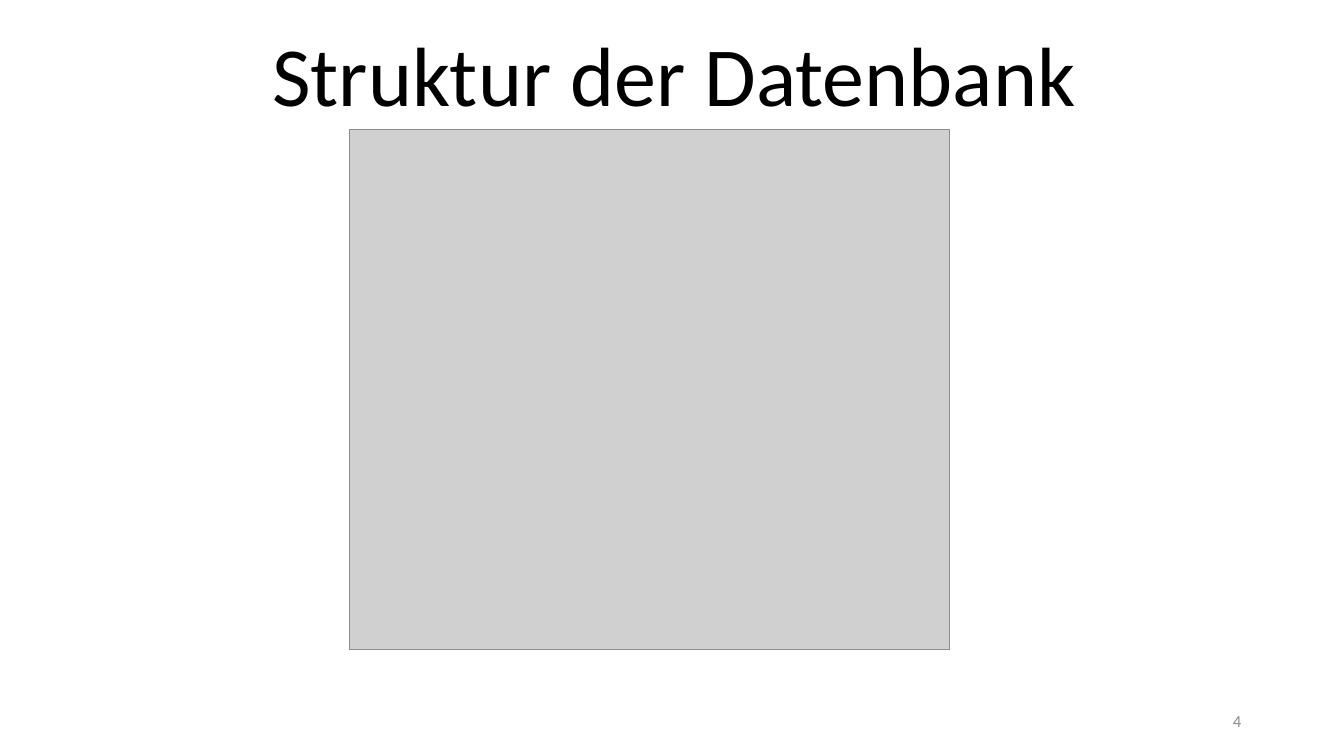
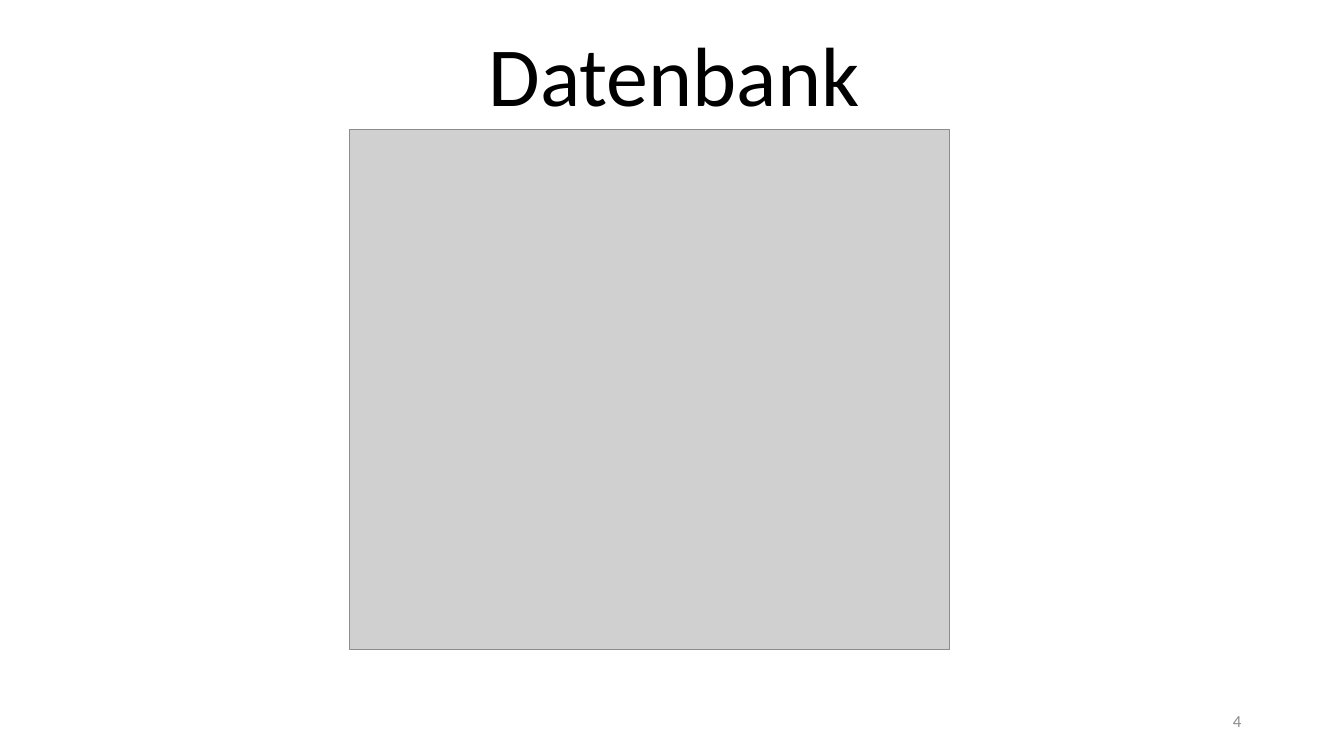
Before and after one commit to TobiasDrees/TrexSideScroller, a slide deck: slide 4 of Präsentation/Sidescroller.pptx. Drawn at 1344x756 pixels with LibreOffice and Linux fonts; fonts in the diff are those of the drawing; grey boxes stand for pictures; background and template pictures are left out. Boxes give left, top, right and bottom in pixels: in the first picture for what was removed or moved away, otherwise in the second. Text is boxed around its words. In the diff, an @@ line names an element or a change of style, - is before the commit and + after.

```diff
--- a/Präsentation/Sidescroller.pptx
+++ b/Präsentation/Sidescroller.pptx
@@ title at (489,47,860,107): text changed @@
-Struktur der Datenbank
+Datenbank
```
Also in this commit, not shown: 2 other slides changed, 10 other files.
